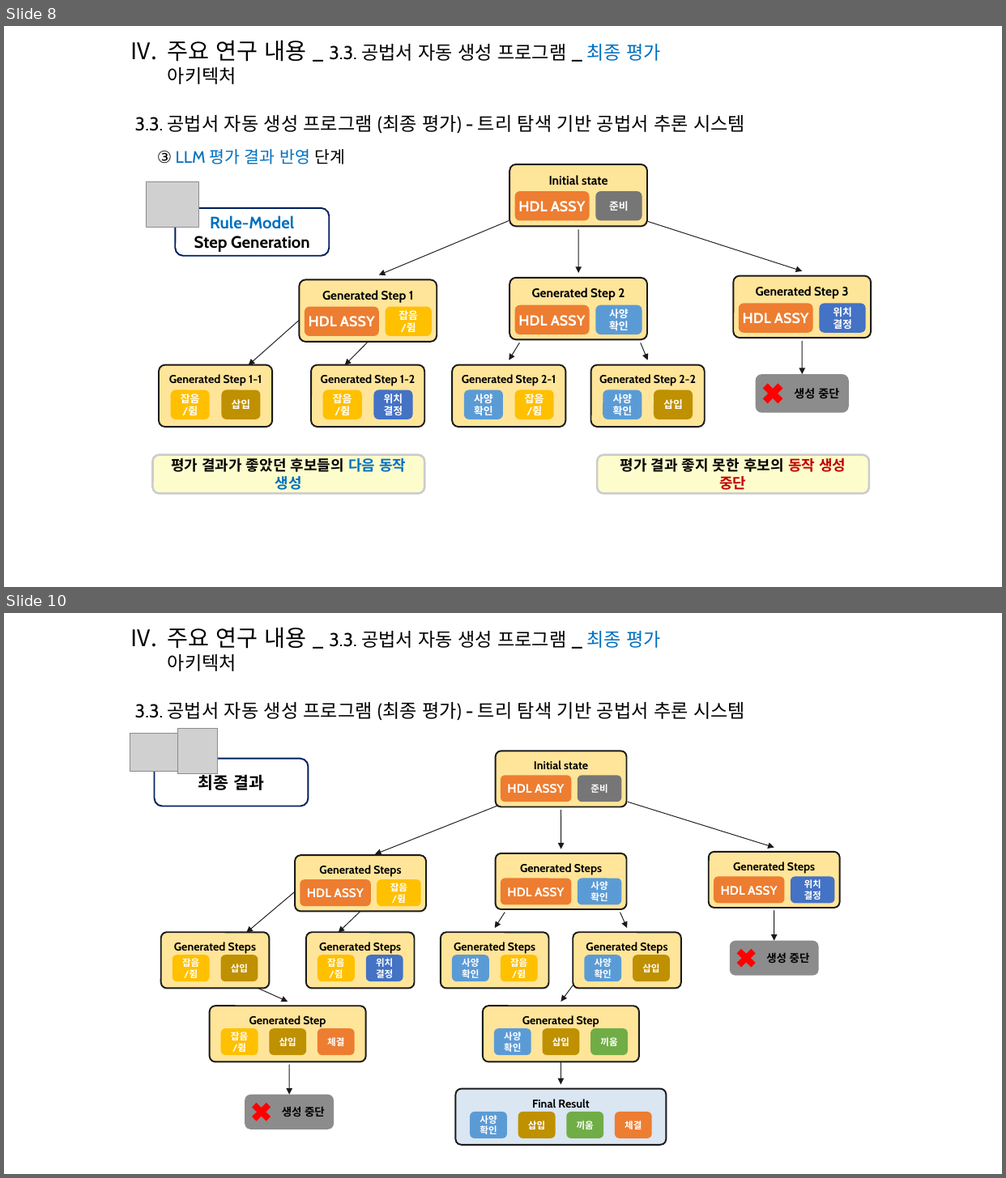
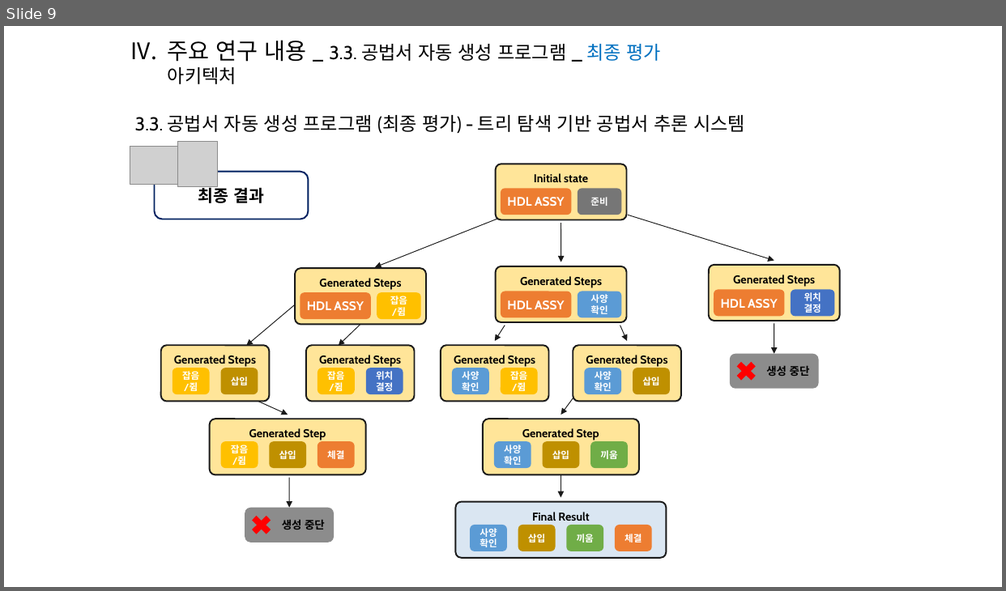
Before and after one commit to kimz1121/test, a slide deck: 현대차 심볼릭 플레너 예시 설명 자료_13_아키텍쳐_자료(작성중).pptx. Shown one above the other, each under a label of ours: slides 8 and 10 before the commit, slide 9 after it; the slides between them are not shown. The pictures are 1006x1178 and 1006x591 pixels, drawn with LibreOffice and Linux fonts; fonts in the diff are those of the drawing; grey boxes stand for pictures. Boxes give left, top, right and bottom in pixels: in the first picture for what was removed or moved away, otherwise in the second. Text is boxed around its words. In the diff, an @@ line names an element or a change of style, - is before the commit and + after.

```diff
--- a/현대차 심볼릭 플레너 예시 설명 자료_13_아키텍쳐_자료(작성중).pptx
+++ b/현대차 심볼릭 플레너 예시 설명 자료_13_아키텍쳐_자료(작성중).pptx
@@ slide 8 removed at (x1=4, y1=26, x2=1002, y2=587), background #FFFFFF @@
@@ text removed at (x1=168, y1=40, x2=661, y2=84) @@
-IV. 주요 연구 내용 _ 3.3. 공법서 자동 생성 프로그램 _ 최종 평가 아키텍처
@@ text removed at (x1=135, y1=115, x2=745, y2=133) @@
-3.3. 공법서 자동 생성 프로그램 (최종 평가) - 트리 탐색 기반 공법서 추론 시스템
@@ text removed at (x1=157, y1=149, x2=346, y2=165) @@
-③ LLM 평가 결과 반영 단계
@@ picture removed at (x1=147, y1=182, x2=198, y2=227) @@
@@ rounded rectangle removed at (x1=176, y1=208, x2=330, y2=256) @@
-Rule-Model
-Step Generation
@@ group removed at (x1=159, y1=165, x2=871, y2=427): 25 rounded rectangles, 8 arrows, 8 texts, 1 cross @@
-준비
-HDL ASSY
-Initial state
-잡음
-/쥠
-HDL ASSY
-Generated Step 1
-사양
-확인
-HDL ASSY
-Generated Step 2
-Generated Step 1-1
-잡음
-/쥠
-삽입
-Generated Step 1-2
-잡음
-/쥠
-위치
-결정
-Generated Step 2-1
-사양
-확인
-잡음
-/쥠
-Generated Step 2-2
-사양
-확인
-삽입
-위치
-결정
-HDL ASSY
-Generated Step 3
-생성 중단
@@ rounded rectangle removed at (x1=153, y1=455, x2=424, y2=494) @@
-평가 결과가 좋았던 후보들의 다음 동작 생성
@@ rounded rectangle removed at (x1=597, y1=455, x2=868, y2=494) @@
-평가 결과 좋지 못한 후보의 동작 생성 중단
@@ what was slide 10 is now slide 9 @@
```
Also in this commit, not shown: 3 slides changed, 2 slides added, 40 other slides removed.
